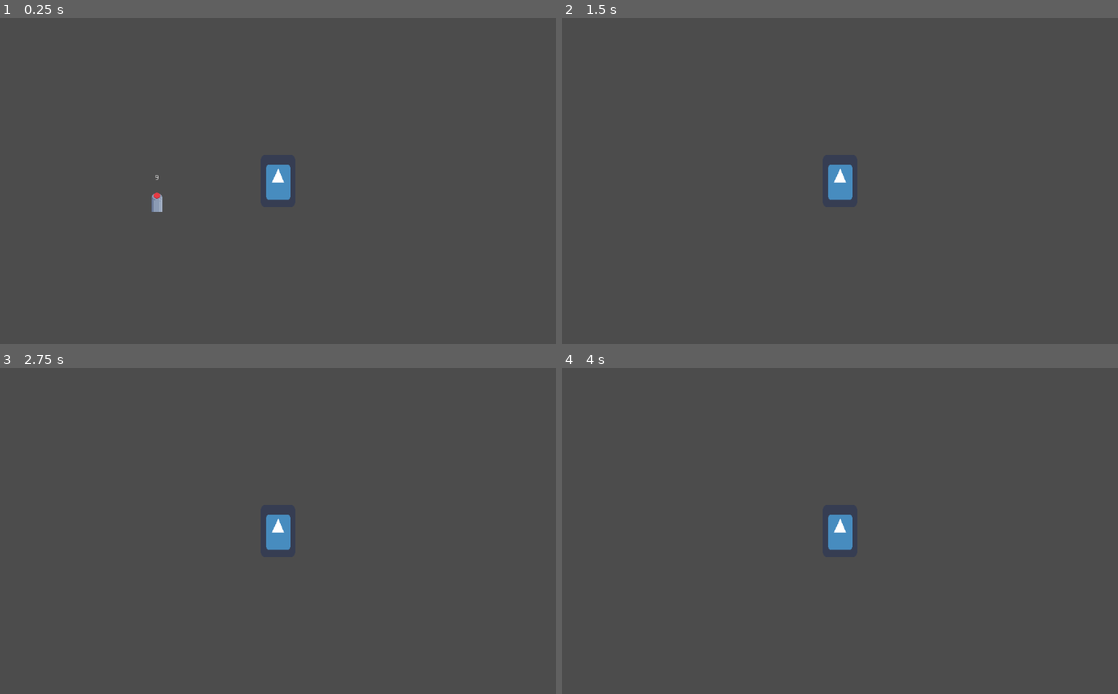
Above: before the commit, frames 1-4 (two rows, left to right).
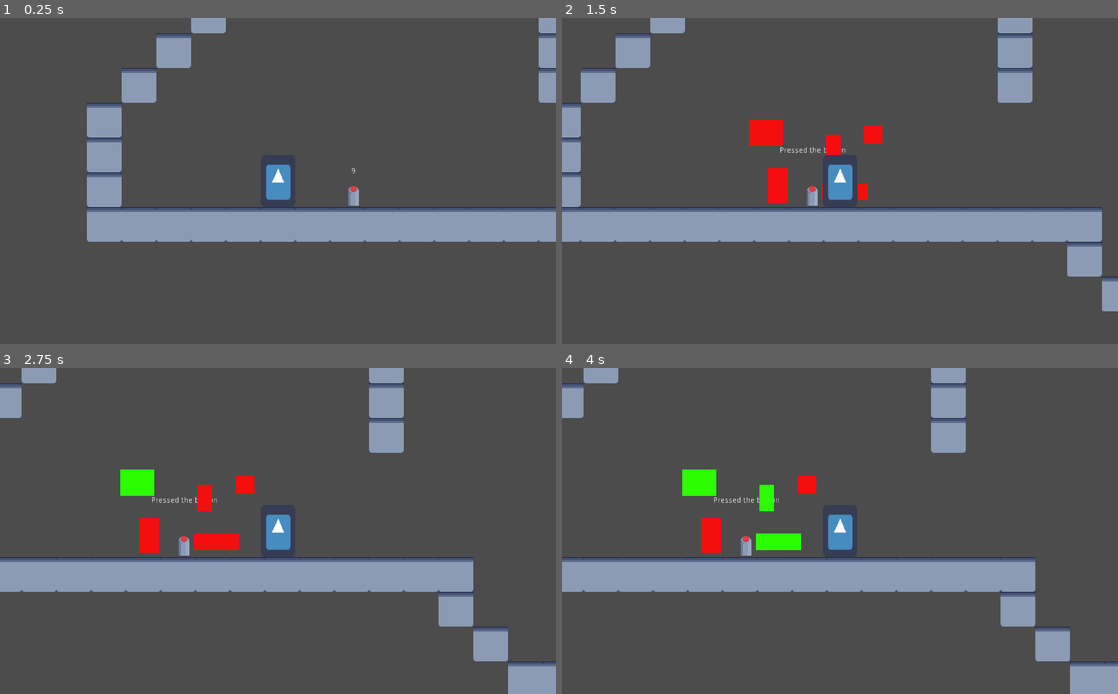
Above: after the commit, the same moments.

Repository: CM-beynon/ItCameFromSaturn
Game: Godot game, scene res://Scenes/TestButtonLevel.tscn
The game is run twice, just before and just after one commit, with the same random seed, the same clock (stepped at 60 frames per second) and the same inputs. This scene is started directly instead of the project's main scene. The engine's default icon, where the game draws it, is replaced by a stand-in: a white triangle on a blue panel in a dark square.
Inputs (mouse positions are in pixels of both pictures, inside the frame that each line leads up to):
- Up to frame 1 (0.25 s): no input
- Up to frame 2 (1.5 s): tap Enter (ui_accept) at 0.5, 1.35 s; hold Enter (ui_accept) 0.53-1.28 s; hold Right (ui_right) from 0.53 s (still down)
- Up to frame 3 (2.75 s): tap Enter (ui_accept) at 1.52, 1.82 s; release Right (ui_right) at 2 s; click (150, 482) at 2.02 s
- Up to frame 4 (4 s): click (778, 540) at 2.77 s; click (767, 498) at 3.52 s

The runs differ from the first frame. In frame 1, 14% of the frame differs, in the area x 15-100%, y 0-69%; in frame 2, 17%, in the area x 0-100%, y 0-90%; in frame 3, 15%; in frame 4, 15%.

Commit message:
Changed to new spaceship stage, added minigame

Diff:
--- a/Scenes/Button.gd
+++ b/Scenes/Button.gd
@@ -3,6 +3,8 @@
 var can_press
 var been_pressed = false
 var timer_cooldown = 3
+
+signal pressed_button
 
 # Declare member variables here. Examples:
 # var a = 2
@@ -18,7 +20,6 @@
 func _process(delta):
 	if can_press:
 		if Input.is_action_pressed("ui_accept"):
-			been_pressed = true;
 			pressed()
 	if been_pressed:
 		$Pressed.show()
@@ -36,8 +37,21 @@
 	can_press = false
 
 func pressed():
+	var _minigame = null
+
+	been_pressed = true;
+
+	_minigame = get_node("Minigame")
+
+	if (_minigame):
+		$Timer.stop()
+		_minigame.show()
+
+
+	emit_signal("pressed_button")
 	$Display.hide()
 	been_pressed = true
+
 
 func _on_Timer_timeout():
 	if DisplayValue > 0:
@@ -50,4 +64,6 @@
 		else:
 			DisplayValue = 9
 			$Display.show()
+			$Pressed.hide()
+			been_pressed = false
 			timer_cooldown = 3
--- a/Scenes/MiniGameTest.gd
+++ b/Scenes/MiniGameTest.gd
@@ -7,6 +7,7 @@
 var numButtonPressed = 0
 const BUTTON_NUM = 5
 
+signal beat_minigame
 
 # Called when the node enters the scene tree for the first time.
 func _ready():
@@ -24,5 +25,6 @@
 		if numButtonPressed  > 0:
 			numButtonPressed -= 1
 	if numButtonPressed == BUTTON_NUM:
+		emit_signal("beat_minigame")
 		print("you win the game :)")
 	print(numButtonPressed)
--- a/Scenes/TestButtonLevel.tscn
+++ b/Scenes/TestButtonLevel.tscn
@@ -1,13 +1,25 @@
-[gd_scene load_steps=3 format=2]
+[gd_scene load_steps=4 format=2]
 
 [ext_resource path="res://Scenes/Button.tscn" type="PackedScene" id=1]
-[ext_resource path="res://Scenes/NewTestLevel.tscn" type="PackedScene" id=2]
+[ext_resource path="res://Scenes/HorizontalSpaceship.tscn" type="PackedScene" id=2]
+[ext_resource path="res://Scenes/MiniGameTest.tscn" type="PackedScene" id=3]
 
 [node name="TestButtonLevel" type="Node2D"]
 
-[node name="Node2D" parent="." instance=ExtResource( 2 )]
+[node name="Button" parent="." instance=ExtResource( 1 )]
+position = Vector2( 426, 477 )
 
-[node name="Button" parent="." instance=ExtResource( 1 )]
-position = Vector2( 320, 415 )
+[node name="Minigame" parent="Button" instance=ExtResource( 3 )]
+visible = false
+position = Vector2( -142, -135 )
+scale = Vector2( 0.3, 0.3 )
+
+[node name="Button2" parent="." instance=ExtResource( 1 )]
+position = Vector2( 1385, 416 )
+
+[node name="Button3" parent="." instance=ExtResource( 1 )]
+position = Vector2( 1964, 796 )
+
+[node name="Node2D2" parent="." instance=ExtResource( 2 )]
 
 [connection signal="body_shape_exited" from="Button" to="Button" method="_on_Button_body_shape_exited"]
Not shown, changed: .gitignore
